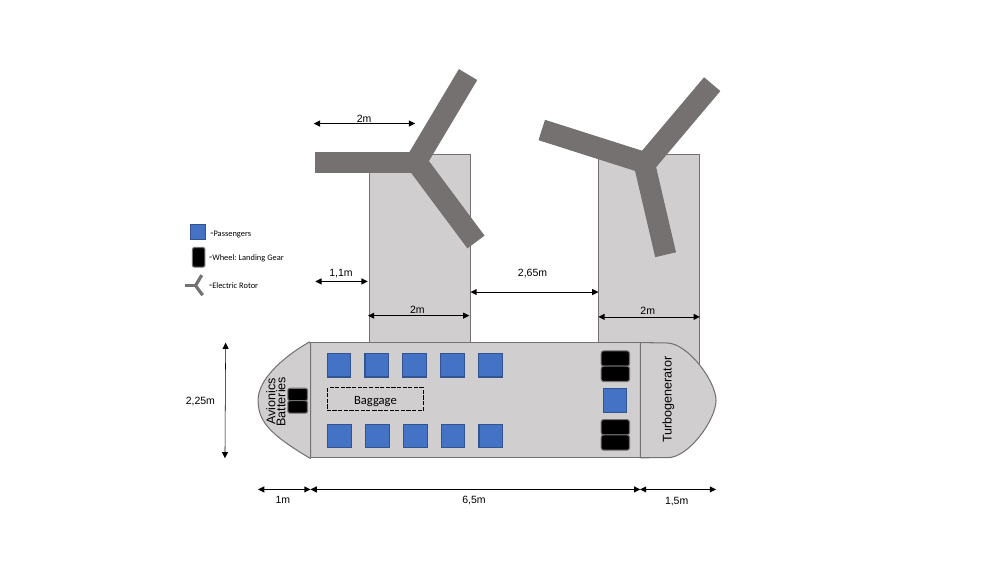
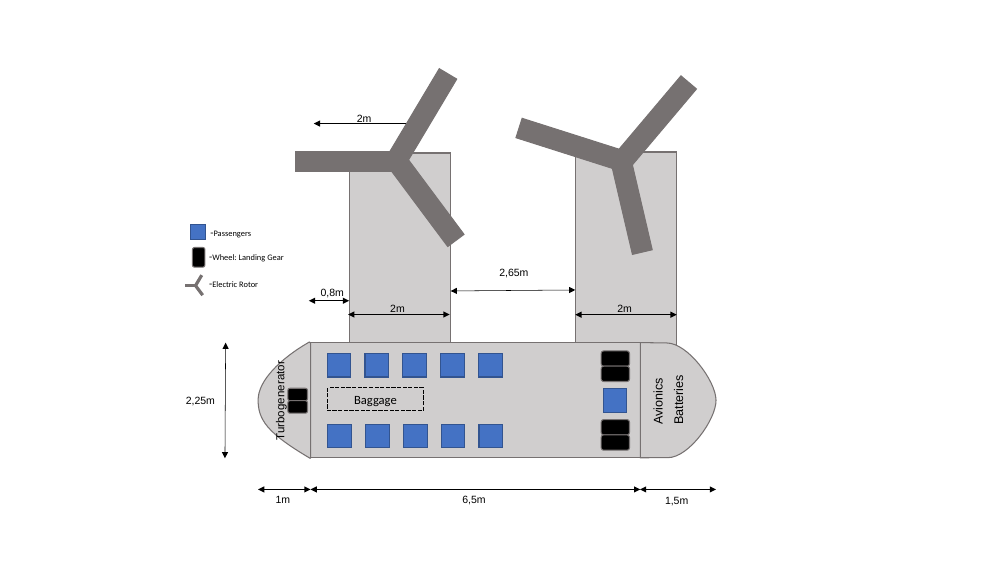
Before and after one commit to JoseMedeiro/ProjetoIntegrador, a slide deck: slide 1 of DesignDeAltoNivel.pptx. Drawn at 1008x567 pixels with LibreOffice and Linux fonts; fonts in the diff are those of the drawing. Boxes give left, top, right and bottom in pixels: in the first picture for what was removed or moved away, otherwise in the second. Text is boxed around its words. In the diff, an @@ line names an element or a change of style, - is before the commit and + after.

```diff
--- a/DesignDeAltoNivel.pptx
+++ b/DesignDeAltoNivel.pptx
@@ 4 rectangles, 2 texts, 1 double arrow: place and size @@
-4 rectangles, 2 texts, 1 double arrow at [316,70,547,430]
+4 rectangles, 2 texts, 1 double arrow at [295,68,528,429]
@@ text at [321,288,344,299]: text changed @@
-1,1m
+0,8m
@@ double arrow moved from (470, 292) - (599, 292) to (451, 291) - (575, 290) @@
@@ double arrow moved from (315, 281) - (368, 281) to (349, 301) - (309, 301) @@
@@ 4 rectangles, 1 text, 1 double arrow: place and size @@
-4 rectangles, 1 text, 1 double arrow at [540,78,720,430]
+4 rectangles, 1 text, 1 double arrow at [516,76,696,428]
@@ text "Turbogenerator": place and size @@
-text "Turbogenerator" at [660,364,674,440]
+text "Turbogenerator" at [274,368,287,438]
@@ text "Turbogenerator" at [274,368,287,438]: size 12 to 11 pt @@
@@ text "Avionics": place and size @@
-text "Avionics" at [264,382,278,424]
+text "Avionics" at [651,382,665,424]
@@ text "Batteries": place and size @@
-text "Batteries" at [274,382,288,425]
+text "Batteries" at [672,380,686,423]
```
Also in this commit, not shown: 5 other slides changed, 2 slides added, 1 other file.
